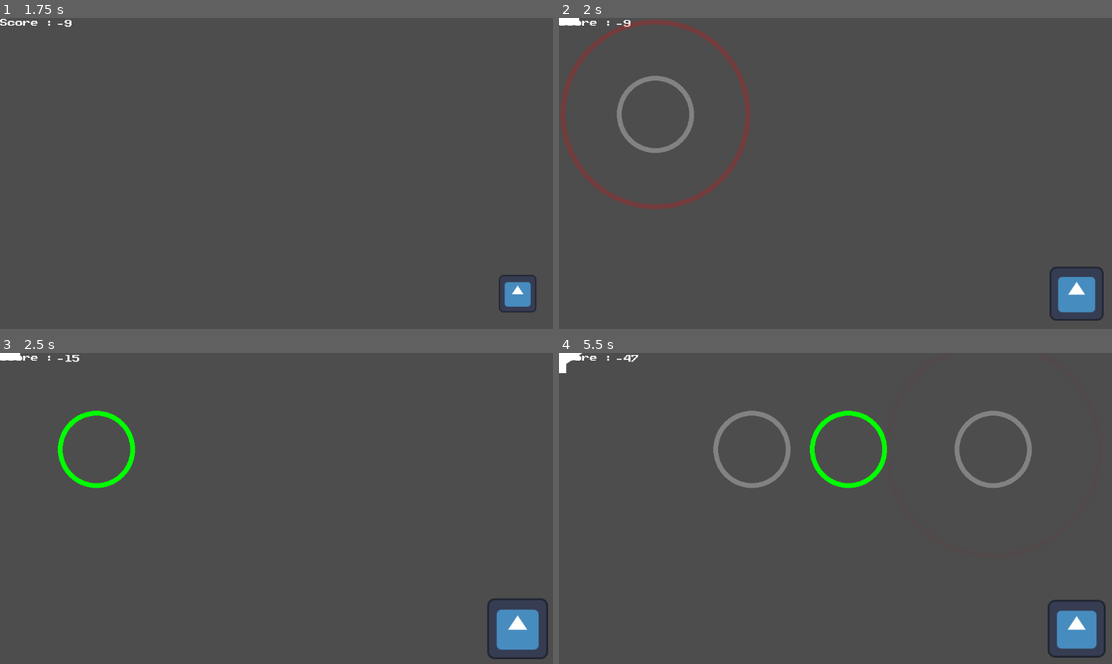
Above: before the commit, frames 1-4 (two rows, left to right).
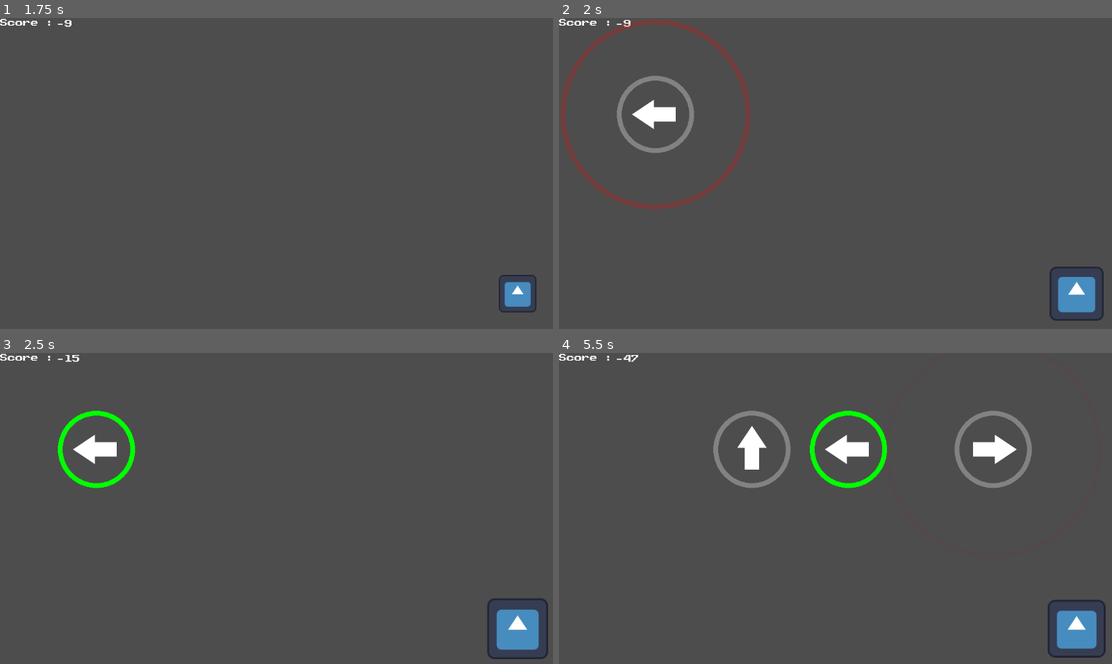
Above: after the commit, the same moments.

Repository: Mastoast/AntiCapitalism
Game: Godot game, scene res://scenes/test_scene.tscn
Same seed, same stepped clock (60 frames per second), same inputs: the game is played once before the commit and once after it. The engine's default icon, where the game draws it, is replaced by a stand-in: a white triangle on a blue panel in a dark square. Sound files missing from this copy of the repository are replaced by a short silence.
Inputs:
- Up to frame 1 (1.75 s): tap Enter (ui_accept) at 0.5, 0.77, 1.52 s; hold D (input_right) 0.53-1.28 s; tap E (input_action) at 0.6 s; hold Down (input_down) from 1.28 s (still down); tap Space (input_begin) at 1.35 s
- Up to frame 2 (2 s): keep holding Down (input_down)
- Up to frame 3 (2.5 s): release Down (input_down) at 2.03 s; hold D (input_right) from 2.03 s (still down); tap E (input_action) at 2.1 s
- Up to frame 4 (5.5 s): release D (input_right) at 2.78 s; hold Up (input_up) 2.78-3.53 s; tap Space (input_begin) at 2.85, 4.35 s; tap Enter (ui_accept) at 3.02, 3.77, 4.52 s; hold Left (input_left) 3.53-5.03 s; tap E (input_action) at 3.6, 5.1 s; hold Down (input_down) from 5.03 s (still down)

Frame 1 is identical in both runs. In frame 2, 0.5% of the frame differs, in the area x 0-22%, y 0-36%; in frame 3, 0.5%; in frame 4, 1.3%, in the area x 0-83%, y 0-38%.

Commit message:
Fix invisible arrow

Diff:
--- a/objects/qte.tscn
+++ b/objects/qte.tscn
@@ -21,6 +21,5 @@
 grow_vertical = 2
 
 [node name="DirectionArrowSprite" type="Sprite2D" parent="."]
-top_level = true
 scale = Vector2(0.4, 0.4)
 texture = ExtResource("2_2v87f")
